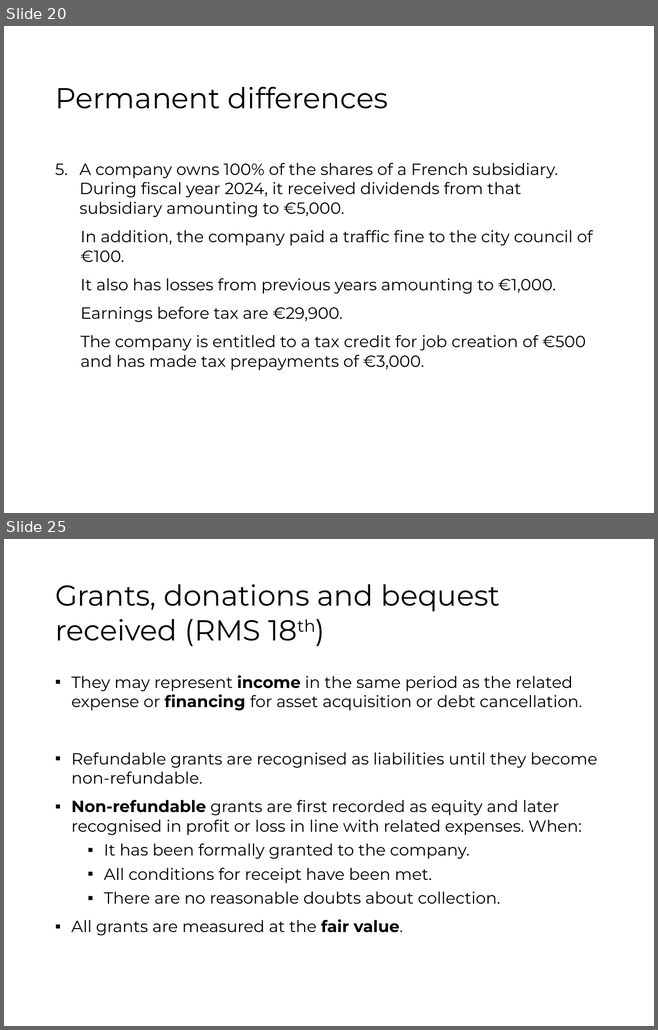
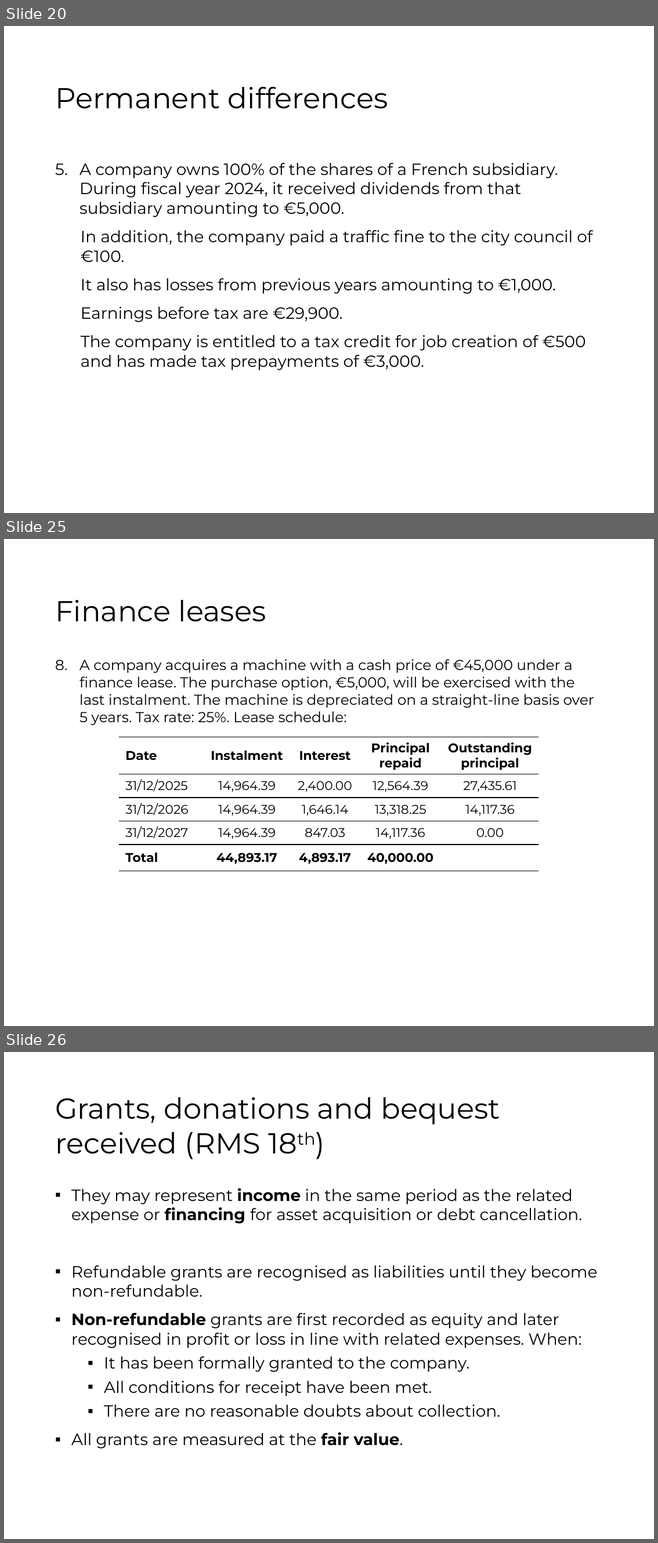
Before and after one commit to jorgegallud-boop/FSA, a slide deck: source-pptx/02.pptx. Shown one above the other, each under a label of ours: slides 20 and 25 before the commit, slides 20, 25 and 26 after it; the slides between them are not shown. The pictures are 658x1030 and 658x1543 pixels, drawn with LibreOffice and Linux fonts; fonts in the diff are those of the drawing. Boxes give left, top, right and bottom in pixels: in the first picture for what was removed or moved away, otherwise in the second. Text is boxed around its words. In the diff, an @@ line names an element or a change of style, - is before the commit and + after.

```diff
--- a/source-pptx/02.pptx
+++ b/source-pptx/02.pptx
@@ slide 25 added at <box>4,539,654,1026</box>, background #FFFFFF @@
@@ title added at <box>55,600,266,622</box>, 32 pt, text #000000 @@
+Finance leases
@@ text added at <box>79,659,594,725</box>, 16 pt, text #000000 @@
+8. A company acquires a machine with a cash price of €45,000 under a finance lease. The purchase option, €5,000, will be exercised with the last instalment. The machine is depreciated on a straight-line basis over 5 years. Tax rate: 25%. Lease schedule:
@@ table added at <box>119,737,539,870</box>, 5 rows, 5 columns @@
+Date | Instalment | Interest | Principal repaid | Outstanding principal
+31/12/2025 | 14,964.39 | 2,400.00 | 12,564.39 | 27,435.61
+31/12/2026 | 14,964.39 | 1,646.14 | 13,318.25 | 14,117.36
+31/12/2027 | 14,964.39 | 847.03 | 14,117.36 | 0.00
+Total | 44,893.17 | 4,893.17 | 40,000.00 | 
@@ what was slide 25 is now slide 26 @@
```
Also in this commit, not shown: 4 slides changed, 6 other files.
